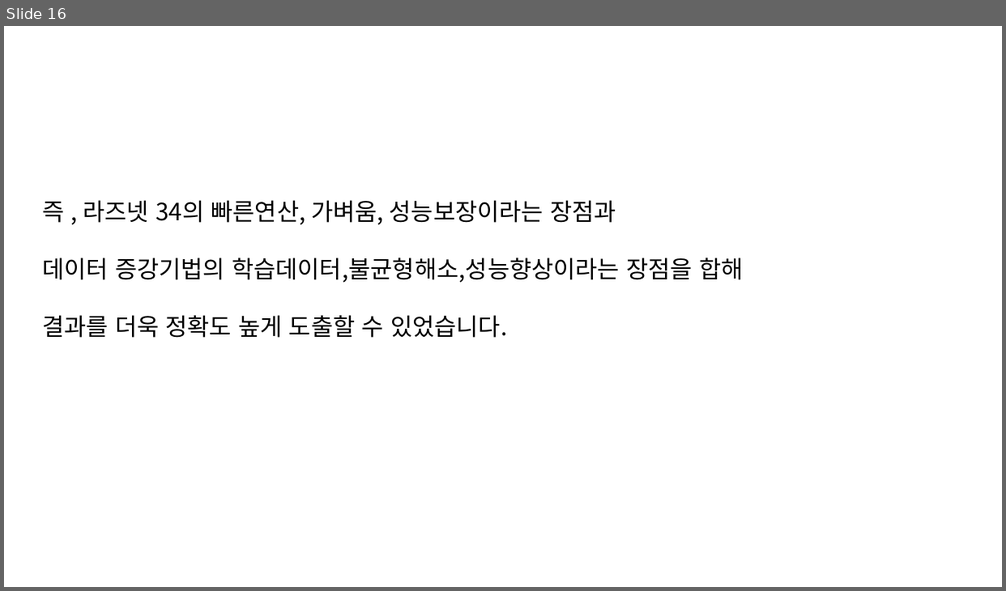
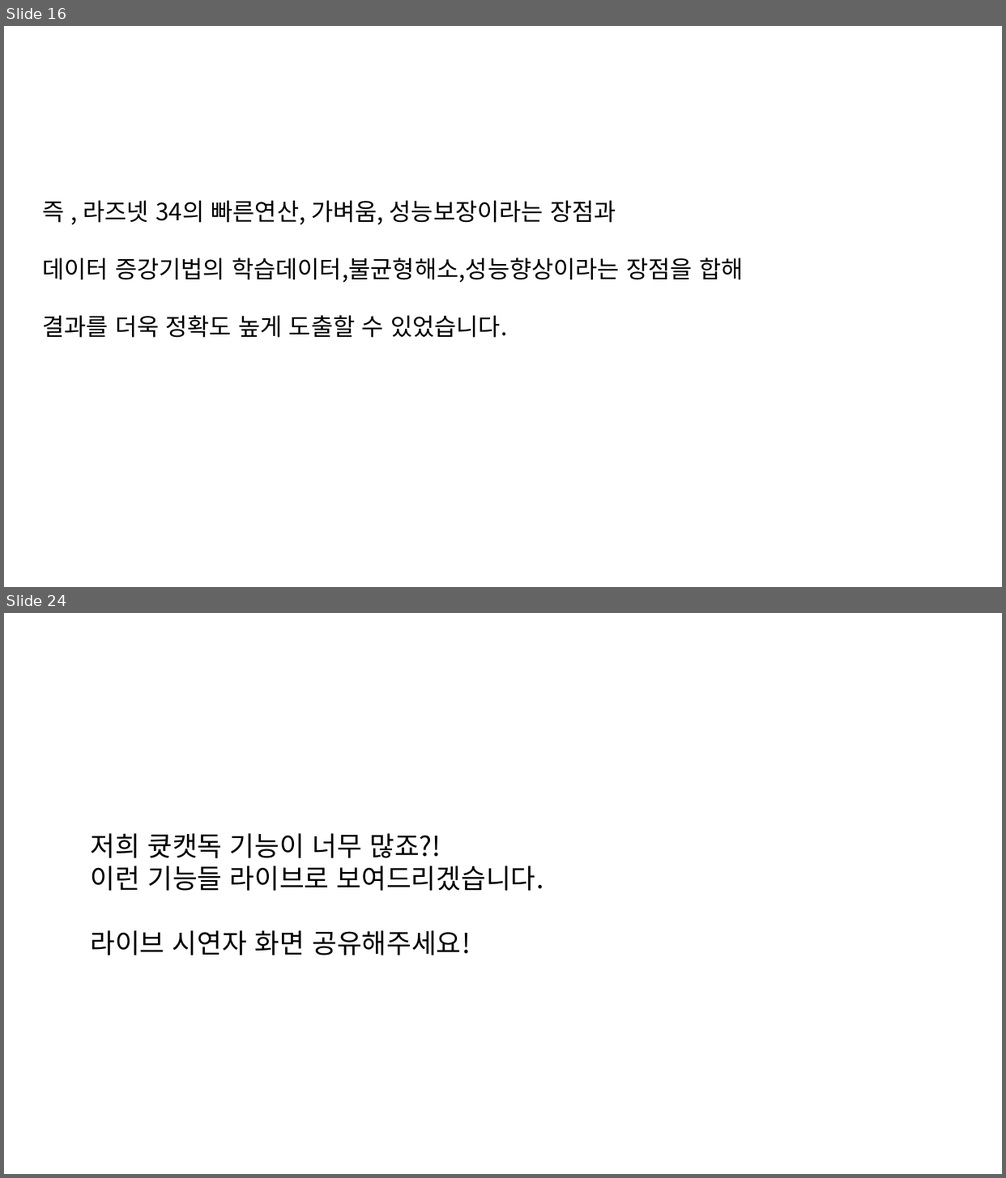
Before and after one commit to dino889/CuteCatDog, a slide deck: Document/최종 발표대본.pptx. Shown one above the other, each under a label of ours: slide 16 before the commit, slides 16 and 24 after it; the slides between them are not shown. The pictures are 1006x591 and 1006x1178 pixels, drawn with LibreOffice and Linux fonts; fonts in the diff are those of the drawing. Boxes give left, top, right and bottom in pixels: in the first picture for what was removed or moved away, otherwise in the second. Text is boxed around its words. In the diff, an @@ line names an element or a change of style, - is before the commit and + after.

```diff
--- a/Document/최종 발표대본.pptx
+++ b/Document/최종 발표대본.pptx
@@ slide 24 added at (4,613,1002,1174), background #FFFFFF @@
@@ text added at (91,833,544,956), 26 pt, text #000000 @@
+저희 큣캣독 기능이 너무 많죠?!
+이런 기능들 라이브로 보여드리겠습니다.
+라이브 시연자 화면 공유해주세요!
```
Also in this commit, not shown: 9 other slides added, 1 slide removed.
